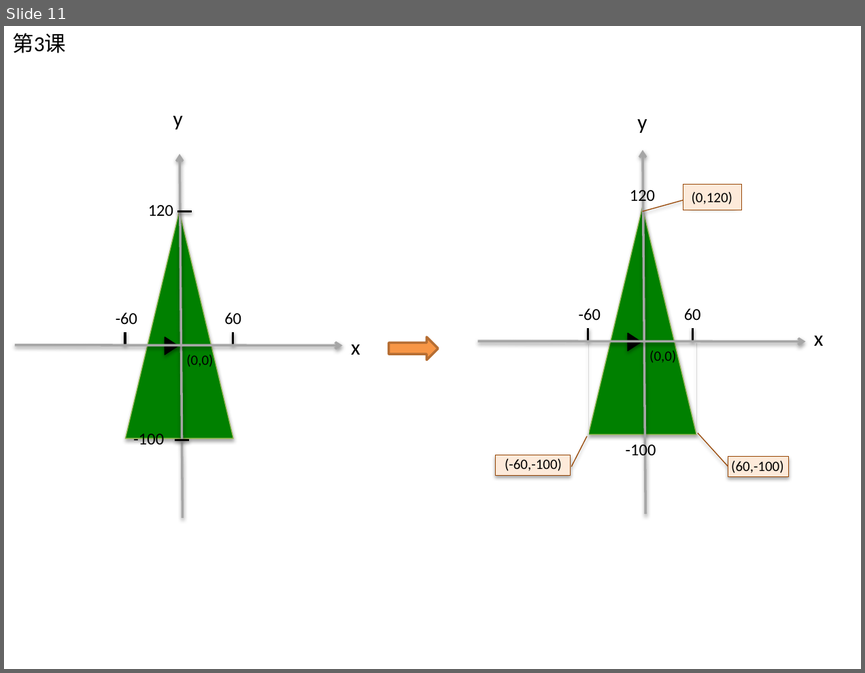
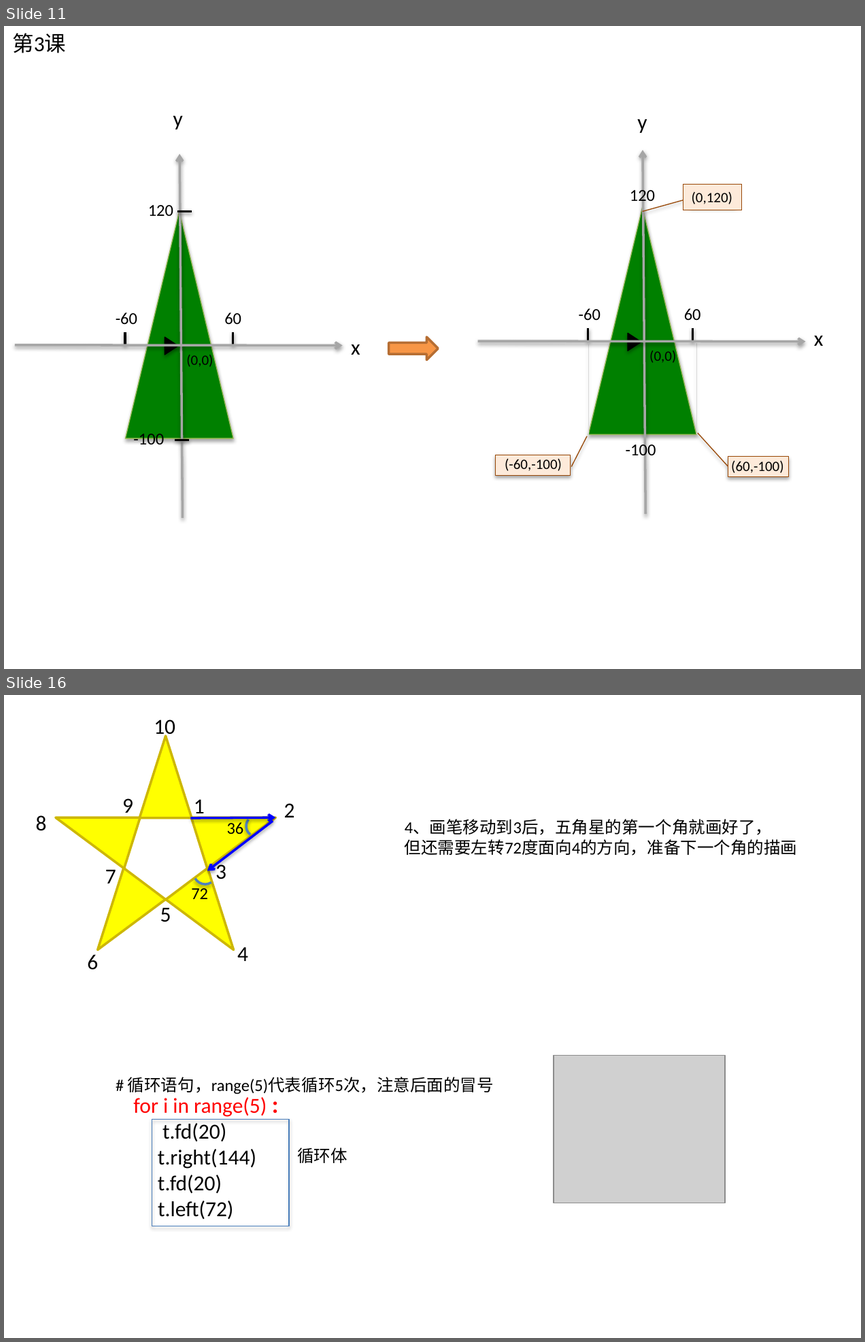
Before and after one commit to jellier/teachkidspython, a slide deck: Python入门课0.pptx. Shown one above the other, each under a label of ours: slide 11 before the commit, slides 11 and 16 after it; the slides between them are not shown. The pictures are 865x673 and 865x1342 pixels, drawn with LibreOffice and Linux fonts; fonts in the diff are those of the drawing; grey boxes stand for pictures. Boxes give left, top, right and bottom in pixels: in the first picture for what was removed or moved away, otherwise in the second. Text is boxed around its words. In the diff, an @@ line names an element or a change of style, - is before the commit and + after.

```diff
--- a/Python入门课0.pptx
+++ b/Python入门课0.pptx
@@ slide 16 added at (4,695,861,1338), background #FFFFFF @@
@@ text added at (154,719,175,739), 18 pt, text #000000 @@
+10
@@ star added at (56,736,275,950), fill #FFFF00, outline #CDB706 2 pt @@
@@ text added at (36,815,47,831), 18 pt, text #000000 @@
+8
@@ text added at (122,798,133,817), 18 pt, text #000000 @@
+9
@@ text added at (194,799,205,819), 18 pt, text #000000 @@
+1
@@ arc (boxed as its full ellipse) added at (242,811,271,841), outline #4F81BD 2 pt @@
@@ text added at (284,803,295,817), 18 pt, text #000000 @@
+2
@@ pentagon added at (124,817,207,899), fill #FFFFFF, outline #CDB706 2 pt @@
@@ arrow added from (191, 818) to (275, 817), #0000FF 2 pt @@
@@ arrow added from (273, 821) to (207, 870), #0000FF 2 pt @@
@@ text added at (227,822,244,834), 14 pt, text #000000 @@
+36
@@ text added at (405,819,798,855), 14 pt, text #000000 @@
+4、画笔移动到3后，五角星的第一个角就画好了，
+但还需要左转72度面向4的方向，准备下一个角的描画
@@ arc (boxed as its full ellipse) added at (189,857,220,889), outline #4F81BD 2 pt @@
@@ text added at (105,869,116,888), 18 pt, text #000000 @@
+7
@@ text added at (215,861,226,879), 18 pt, text #000000 @@
+3
@@ text added at (191,885,208,899), 14 pt, text #000000 @@
+72
@@ text added at (160,904,171,922), 18 pt, text #000000 @@
+5
@@ text added at (87,954,98,970), 18 pt, text #000000 @@
+6
@@ text added at (237,947,248,961), 18 pt, text #000000 @@
+4
@@ picture added at (553,1055,725,1202) @@
@@ text added at (128,1076,494,1094), 14 pt, text #000000 @@
+# 循环语句，range(5)代表循环5次，注意后面的冒号
@@ text added at (133,1097,266,1219), 18 pt, text #000000 @@
+for i in range(5) :
+t.fd(20)
+t.right(144)
+t.fd(20)
+t.left(72)
@@ rectangle added at (152,1119,288,1226), outline #4B7EBC 0.75 pt @@
@@ text added at (297,1147,347,1163), 14 pt, text #000000 @@
+循环体
```
Also in this commit, not shown: 4 other slides added, 1 slide removed, 9 other files.
